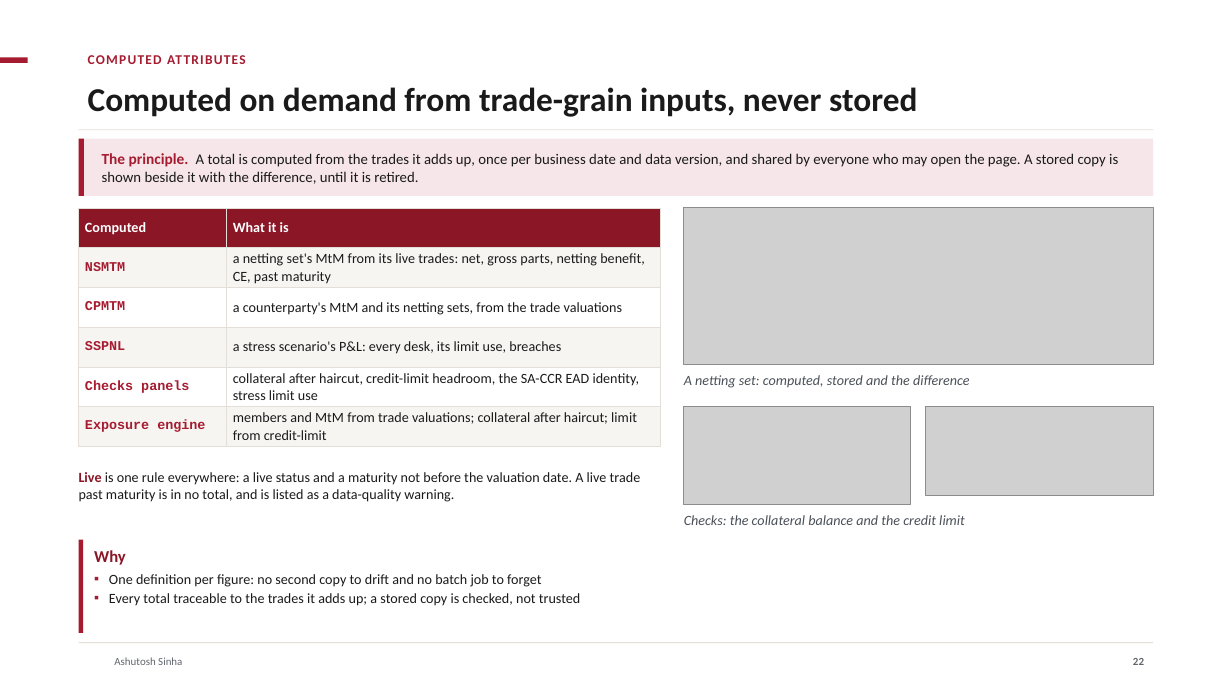
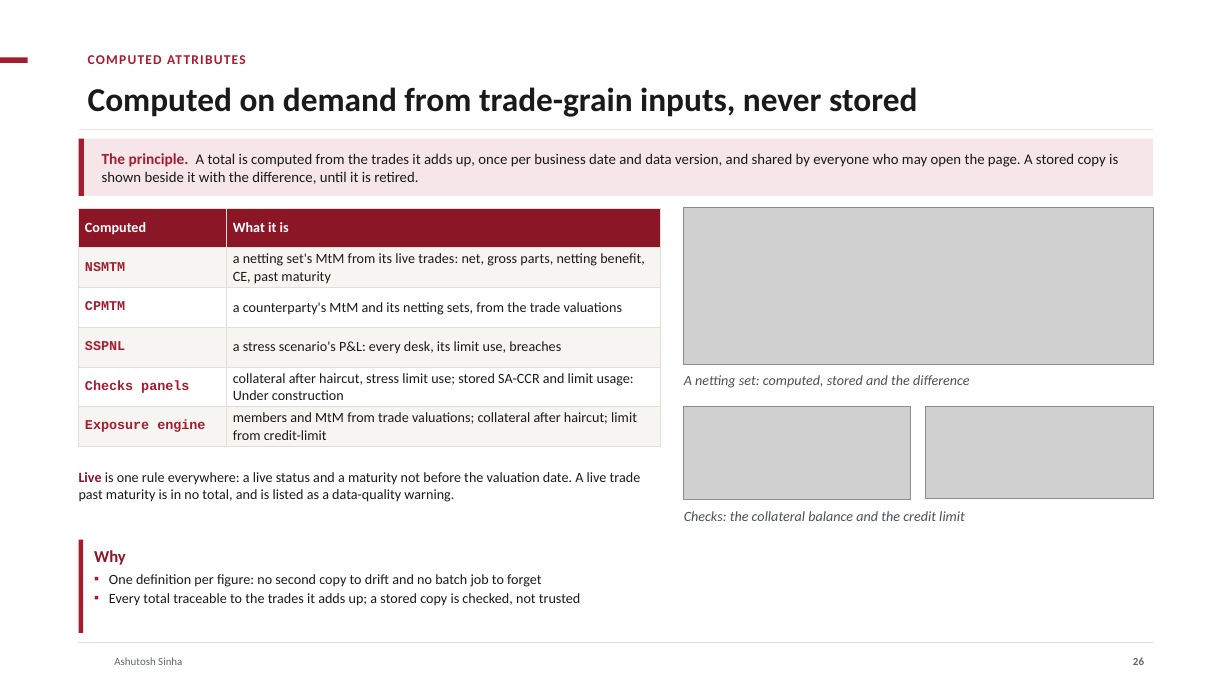
Before and after one commit to ajsinha/drishti, a slide deck: slide 26 of docs/publications/Drishti-VaR-Engine.pptx (slide 22 before the commit). Drawn at 1232x693 pixels with LibreOffice and Linux fonts; fonts in the diff are those of the drawing; grey boxes stand for pictures; background and template pictures are left out. Boxes give left, top, right and bottom in pixels: in the first picture for what was removed or moved away, otherwise in the second. Text is boxed around its words. In the diff, an @@ line names an element or a change of style, - is before the commit and + after.

```diff
--- a/docs/publications/Drishti-VaR-Engine.pptx
+++ b/docs/publications/Drishti-VaR-Engine.pptx
@@ table at bbox=[79, 208, 661, 446] @@
-row 5, column 2: collateral after haircut, credit-limit headroom, the SA-CCR EAD identity, stress limit use
+row 5, column 2: collateral after haircut, stress limit use; stored SA-CCR and limit usage: Under construction
@@ picture: place and size @@
-picture at bbox=[684, 407, 911, 505]
+picture at bbox=[684, 407, 911, 501]
@@ picture: place and size @@
-picture at bbox=[926, 407, 1153, 496]
+picture at bbox=[926, 407, 1153, 500]
@@ text "Checks: the collateral balance and ...": place and size @@
-text "Checks: the collateral balance and ..." at bbox=[684, 515, 965, 525]
+text "Checks: the collateral balance and ..." at bbox=[684, 511, 965, 521]
```
Also in this commit, not shown: 10 other slides changed, 8 slides added, 1 slide removed, 3 other files.
